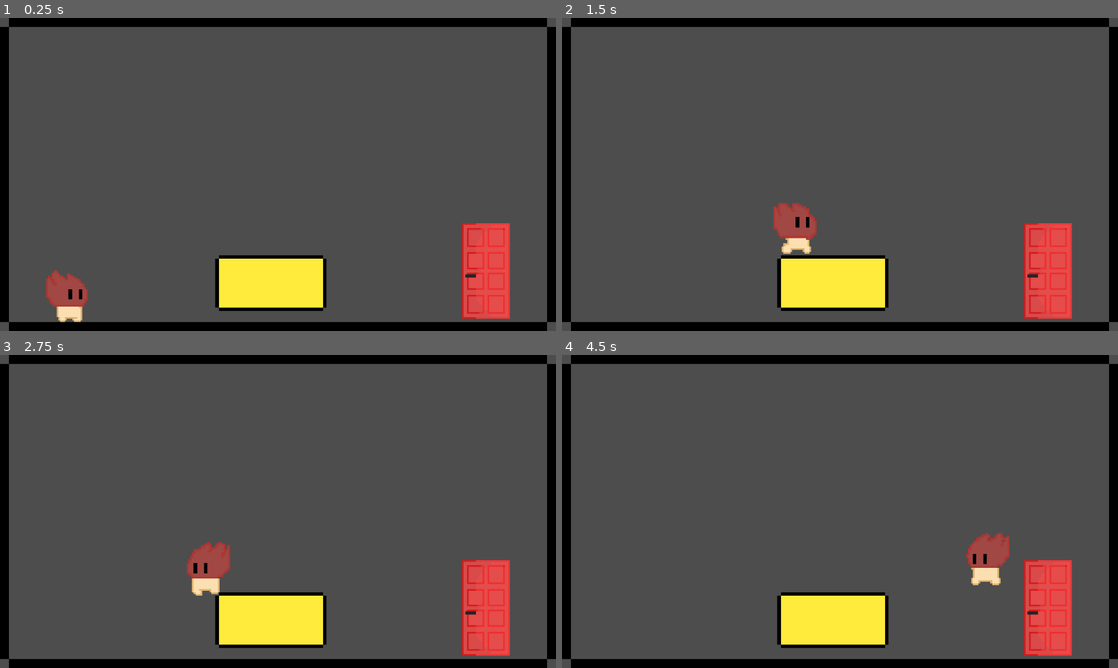
Above: before the commit, frames 1-4 (two rows, left to right).
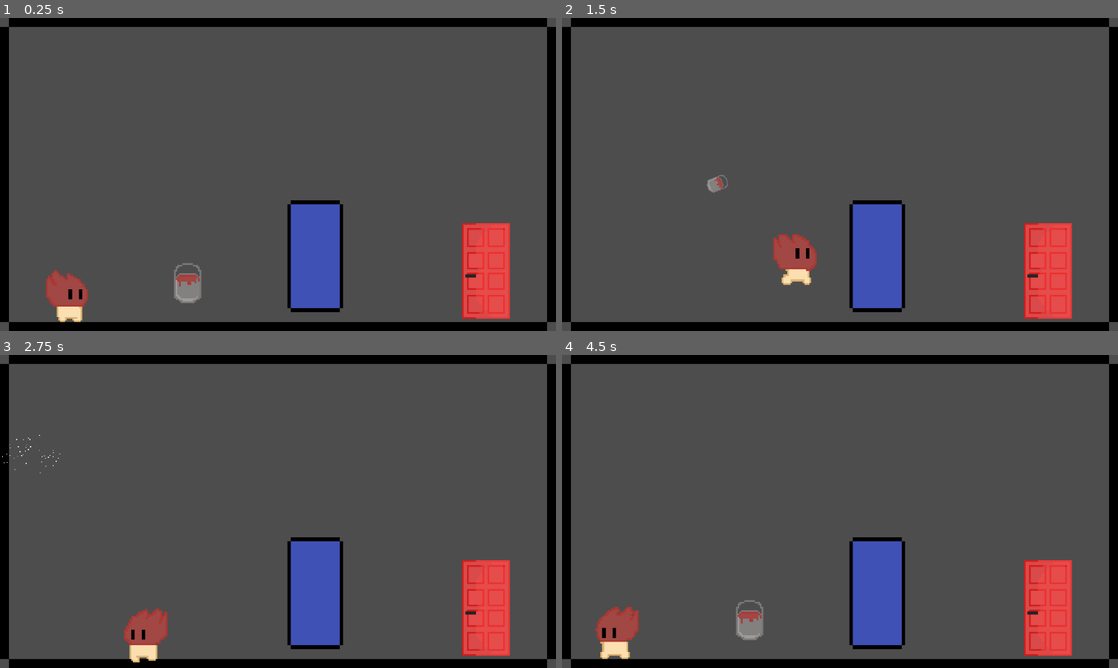
Above: after the commit, the same moments.

Repository: Curtis-McCartney/weekly-jam--2
Game: Godot game, scene res://Scenes/main.tscn
Same seed, same stepped clock (60 frames per second), same inputs: the game is played once before the commit and once after it.
Inputs (mouse positions are in pixels of both pictures, inside the frame that each line leads up to):
- Up to frame 1 (0.25 s): no input
- Up to frame 2 (1.5 s): move the mouse to (962, 158) at 0.52 s; press the mouse at (962, 158) at 0.53 s; hold D (Move_Right) from 0.53 s (still down); tap Space (Jump) at 0.77, 1.07 s; tap 1 (One) at 0.8, 1.35 s; move the mouse to (728, 190) at 1.27 s; release the mouse at (728, 190) at 1.28 s
- Up to frame 3 (2.75 s): tap Space (Jump) at 1.52, 1.82 s; tap 3 (Three) at 1.55, 2.1 s; move the mouse to (333, 442) at 2.02 s; release D (Move_Right) at 2.03 s; hold A (Move_Left) from 2.03 s (still down); tap 2 (Two) at 2.3 s
- Up to frame 4 (4.5 s): move the mouse to (812, 574) at 2.77 s; release A (Move_Left) at 2.78 s; hold D (Move_Right) 2.78-4.28 s; tap 2 (Two) at 2.85 s; tap Space (Jump) at 3.02, 3.05, 3.32, 3.6, 3.77, 4.07 s; move the mouse to (1006, 558) at 3.52 s; press the mouse at (1006, 558) at 3.53 s; tap R (Restart, bound only after the commit) at 4.15 s; move the mouse to (673, 464) at 4.27 s; release the mouse at (673, 464) at 4.28 s; hold A (Move_Left) from 4.28 s (still down); click (673, 464) at 4.35 s

The runs differ from the first frame. In frame 1, 6.3% of the frame differs, in the area x 31-62%, y 58-94%; in frame 2, 7.1%; in frame 3, 7.9%; in frame 4, 8.3%, in the area x 6-81%, y 56-98%.

Commit message:
Added in a bunch of juice

Diff:
--- /dev/null
+++ b/Scenes/Levels/hard_level.tscn
@@ -0,0 +1,34 @@
+[gd_scene load_steps=6 format=3 uid="uid://csclqvma1cxgj"]
+
+[ext_resource type="PackedScene" uid="uid://dqdcu6olaado5" path="res://Scenes/world_border.tscn" id="1_l732w"]
+[ext_resource type="PackedScene" uid="uid://cjvvw4wiqfvkm" path="res://Scenes/player.tscn" id="2_1d4uo"]
+[ext_resource type="PackedScene" uid="uid://e4p7ammoag8a" path="res://Scenes/double_platform.tscn" id="3_w56pq"]
+[ext_resource type="PackedScene" uid="uid://c8t7uut3ow4lp" path="res://Scenes/win_door.tscn" id="4_qtfxw"]
+[ext_resource type="PackedScene" uid="uid://d1bwgdyekn17q" path="res://Scenes/paint_bucket_collection.tscn" id="5_d4jpc"]
+
+[node name="Level_3" type="Node2D"]
+
+[node name="World_Border" parent="." instance=ExtResource("1_l732w")]
+
+[node name="Player" parent="." instance=ExtResource("2_1d4uo")]
+position = Vector2(-249, 133)
+
+[node name="Platform" parent="." instance=ExtResource("3_w56pq")]
+position = Vector2(-77, 128)
+wall_colour = 3
+
+[node name="Platform2" parent="." instance=ExtResource("3_w56pq")]
+position = Vector2(66, 15)
+rotation = 1.5708
+wall_colour = 1
+
+[node name="Platform3" parent="." instance=ExtResource("3_w56pq")]
+position = Vector2(241, 67)
+wall_colour = 1
+
+[node name="Win_Door" parent="." instance=ExtResource("4_qtfxw")]
+position = Vector2(278, -28)
+
+[node name="Paint_Bucket_Collection" parent="." instance=ExtResource("5_d4jpc")]
+position = Vector2(260, 134)
+bucket_colour = 3
--- a/Scenes/Levels/level_1.tscn
+++ b/Scenes/Levels/level_1.tscn
@@ -1,9 +1,10 @@
-[gd_scene load_steps=5 format=3 uid="uid://b78vqnajfjywj"]
+[gd_scene load_steps=6 format=3 uid="uid://b78vqnajfjywj"]
 
 [ext_resource type="PackedScene" uid="uid://dqdcu6olaado5" path="res://Scenes/world_border.tscn" id="1_tlcug"]
 [ext_resource type="PackedScene" uid="uid://cjvvw4wiqfvkm" path="res://Scenes/player.tscn" id="2_3mqfk"]
 [ext_resource type="PackedScene" uid="uid://e4p7ammoag8a" path="res://Scenes/double_platform.tscn" id="3_iixi8"]
 [ext_resource type="PackedScene" uid="uid://c8t7uut3ow4lp" path="res://Scenes/win_door.tscn" id="4_iixi8"]
+[ext_resource type="PackedScene" uid="uid://d1bwgdyekn17q" path="res://Scenes/paint_bucket_collection.tscn" id="5_cyadu"]
 
 [node name="Level_1" type="Node2D"]
 
@@ -13,8 +14,13 @@
 position = Vector2(-241, 132)
 
 [node name="Platform" parent="." instance=ExtResource("3_iixi8")]
-position = Vector2(-8, 125)
-wall_colour = 3
+position = Vector2(43, 94)
+rotation = 1.57079
+wall_colour = 2
 
 [node name="Win_Door" parent="." instance=ExtResource("4_iixi8")]
 position = Vector2(267, 103)
+
+[node name="Paint_Bucket_Collection" parent="." instance=ExtResource("5_cyadu")]
+position = Vector2(-104, 125)
+bucket_colour = 1
--- a/Scenes/Levels/level_2.tscn
+++ b/Scenes/Levels/level_2.tscn
@@ -1,16 +1,26 @@
-[gd_scene load_steps=4 format=3 uid="uid://cwrrhs1h4ml4q"]
+[gd_scene load_steps=6 format=3 uid="uid://cwrrhs1h4ml4q"]
 
 [ext_resource type="PackedScene" uid="uid://dqdcu6olaado5" path="res://Scenes/world_border.tscn" id="1_oylv5"]
 [ext_resource type="PackedScene" uid="uid://cjvvw4wiqfvkm" path="res://Scenes/player.tscn" id="2_w2ac1"]
 [ext_resource type="PackedScene" uid="uid://e4p7ammoag8a" path="res://Scenes/double_platform.tscn" id="3_ovj6s"]
+[ext_resource type="PackedScene" uid="uid://d1bwgdyekn17q" path="res://Scenes/paint_bucket_collection.tscn" id="4_w2ac1"]
+[ext_resource type="PackedScene" uid="uid://c8t7uut3ow4lp" path="res://Scenes/win_door.tscn" id="5_ovj6s"]
 
 [node name="Level_2" type="Node2D"]
 
 [node name="World_Border" parent="." instance=ExtResource("1_oylv5")]
 
 [node name="Player" parent="." instance=ExtResource("2_w2ac1")]
-position = Vector2(-137, -111)
+position = Vector2(-237, 129)
 
 [node name="Platform" parent="." instance=ExtResource("3_ovj6s")]
-position = Vector2(-138, -23)
-wall_colour = 1
+position = Vector2(43, 94)
+rotation = -1.57079
+wall_colour = 2
+
+[node name="Paint_Bucket_Collection" parent="." instance=ExtResource("4_w2ac1")]
+position = Vector2(-104, 125)
+bucket_colour = 2
+
+[node name="Win_Door" parent="." instance=ExtResource("5_ovj6s")]
+position = Vector2(267, 103)
--- a/Scenes/Levels/level_3.tscn
+++ b/Scenes/Levels/level_3.tscn
@@ -1,20 +1,33 @@
-[gd_scene load_steps=4 format=3 uid="uid://cujnrutkjb844"]
+[gd_scene load_steps=6 format=3 uid="uid://cujnrutkjb844"]
 
 [ext_resource type="PackedScene" uid="uid://dqdcu6olaado5" path="res://Scenes/world_border.tscn" id="1_nfly3"]
 [ext_resource type="PackedScene" uid="uid://cjvvw4wiqfvkm" path="res://Scenes/player.tscn" id="2_t8c31"]
 [ext_resource type="PackedScene" uid="uid://e4p7ammoag8a" path="res://Scenes/double_platform.tscn" id="3_rc141"]
+[ext_resource type="PackedScene" uid="uid://c8t7uut3ow4lp" path="res://Scenes/win_door.tscn" id="4_t8c31"]
+[ext_resource type="PackedScene" uid="uid://d1bwgdyekn17q" path="res://Scenes/paint_bucket_collection.tscn" id="5_rc141"]
 
 [node name="Level_3" type="Node2D"]
 
 [node name="World_Border" parent="." instance=ExtResource("1_nfly3")]
 
 [node name="Player" parent="." instance=ExtResource("2_t8c31")]
-position = Vector2(238, 119)
+position = Vector2(-249, 133)
 
 [node name="Platform" parent="." instance=ExtResource("3_rc141")]
-position = Vector2(128, 129)
-wall_colour = 2
+position = Vector2(-108, 129)
+wall_colour = 3
 
 [node name="Platform2" parent="." instance=ExtResource("3_rc141")]
-position = Vector2(235, 52)
+position = Vector2(60, 80)
 wall_colour = 1
+
+[node name="Platform3" parent="." instance=ExtResource("3_rc141")]
+position = Vector2(240, 34)
+wall_colour = 1
+
+[node name="Win_Door" parent="." instance=ExtResource("4_t8c31")]
+position = Vector2(277, -61)
+
+[node name="Paint_Bucket_Collection" parent="." instance=ExtResource("5_rc141")]
+position = Vector2(-109, 67)
+bucket_colour = 3
--- /dev/null
+++ b/Scenes/Levels/level_4.tscn
@@ -0,0 +1,33 @@
+[gd_scene load_steps=6 format=3 uid="uid://dd8sxwp0gu07"]
+
+[ext_resource type="PackedScene" uid="uid://dqdcu6olaado5" path="res://Scenes/world_border.tscn" id="1_jqrsn"]
+[ext_resource type="PackedScene" uid="uid://cjvvw4wiqfvkm" path="res://Scenes/player.tscn" id="2_t74h0"]
+[ext_resource type="PackedScene" uid="uid://e4p7ammoag8a" path="res://Scenes/double_platform.tscn" id="3_i4hbv"]
+[ext_resource type="PackedScene" uid="uid://c8t7uut3ow4lp" path="res://Scenes/win_door.tscn" id="4_h0uxt"]
+[ext_resource type="PackedScene" uid="uid://d1bwgdyekn17q" path="res://Scenes/paint_bucket_collection.tscn" id="5_keyqw"]
+
+[node name="Level_3" type="Node2D"]
+
+[node name="World_Border" parent="." instance=ExtResource("1_jqrsn")]
+
+[node name="Player" parent="." instance=ExtResource("2_t74h0")]
+position = Vector2(-249, 133)
+
+[node name="Platform" parent="." instance=ExtResource("3_i4hbv")]
+position = Vector2(-108, 129)
+wall_colour = 3
+
+[node name="Platform2" parent="." instance=ExtResource("3_i4hbv")]
+position = Vector2(60, 80)
+wall_colour = 1
+
+[node name="Platform3" parent="." instance=ExtResource("3_i4hbv")]
+position = Vector2(240, 34)
+wall_colour = 1
+
+[node name="Win_Door" parent="." instance=ExtResource("4_h0uxt")]
+position = Vector2(277, -61)
+
+[node name="Paint_Bucket_Collection" parent="." instance=ExtResource("5_keyqw")]
+position = Vector2(-109, 67)
+bucket_colour = 3
--- a/Scenes/main.tscn
+++ b/Scenes/main.tscn
@@ -1,6 +1,10 @@
-[gd_scene load_steps=2 format=3 uid="uid://b40bnaymrg0ey"]
+[gd_scene load_steps=6 format=3 uid="uid://b40bnaymrg0ey"]
 
 [ext_resource type="Script" uid="uid://d2cndjyy1yaox" path="res://Scripts/main.gd" id="1_8gbba"]
+[ext_resource type="AudioStream" uid="uid://c172bj77gxw1g" path="res://Sounds/jump (2).wav" id="2_8gbba"]
+[ext_resource type="AudioStream" uid="uid://2iiglpxqe5jr" path="res://Sounds/pickup.wav" id="3_jjvhh"]
+[ext_resource type="AudioStream" uid="uid://crcrgvhj8dlxs" path="res://Sounds/explosion.wav" id="4_jjvhh"]
+[ext_resource type="AudioStream" uid="uid://bn6t5f6l8ha0w" path="res://Sounds/DDRKirby(ISQ) - ~Monthlies 2025.06~ - 04 A Curious Tail.mp3" id="5_kry3j"]
 
 [node name="Main" type="Node2D"]
 script = ExtResource("1_8gbba")
@@ -11,3 +15,27 @@
 
 [node name="Level_Holder" type="Node2D" parent="."]
 unique_name_in_owner = true
+
+[node name="Audio_Players" type="Node2D" parent="."]
+
+[node name="Music" type="AudioStreamPlayer" parent="Audio_Players"]
+stream = ExtResource("5_kry3j")
+volume_db = -9.369
+autoplay = true
+
+[node name="Player_Jump" type="AudioStreamPlayer" parent="Audio_Players"]
+unique_name_in_owner = true
+stream = ExtResource("2_8gbba")
+volume_db = -7.495
+
+[node name="Bucket_Pickup" type="AudioStreamPlayer" parent="Audio_Players"]
+unique_name_in_owner = true
+stream = ExtResource("3_jjvhh")
+
+[node name="Bucket_Explosion" type="AudioStreamPlayer" parent="Audio_Players"]
+unique_name_in_owner = true
+stream = ExtResource("4_jjvhh")
+volume_db = -8.432
+
+[node name="Win_Door" type="AudioStreamPlayer" parent="Audio_Players"]
+unique_name_in_owner = true
--- /dev/null
+++ b/Scenes/paint_particles.tscn
@@ -0,0 +1,21 @@
+[gd_scene load_steps=2 format=3 uid="uid://cr84txckpar7l"]
+
+[ext_resource type="Script" uid="uid://bk5d8m3ip3w4o" path="res://Scripts/paint_particles.gd" id="1_x7pn1"]
+
+[node name="Paint_Particles" type="CPUParticles2D"]
+emitting = false
+amount = 50
+lifetime = 3.0
+one_shot = true
+explosiveness = 1.0
+randomness = 1.0
+emission_shape = 1
+emission_sphere_radius = 25.87
+direction = Vector2(0, -1)
+spread = 14.09
+gravity = Vector2(0, 600)
+initial_velocity_min = 252.53
+initial_velocity_max = 252.53
+script = ExtResource("1_x7pn1")
+
+[connection signal="finished" from="." to="." method="_on_finished"]
--- a/Scenes/paint_pot.tscn
+++ b/Scenes/paint_pot.tscn
@@ -45,6 +45,7 @@
 }]
 
 [sub_resource type="RectangleShape2D" id="RectangleShape2D_vhnaa"]
+size = Vector2(14, 20)
 
 [node name="Paint_Pot" type="RigidBody2D" groups=["Coloured_Wall"]]
 collision_layer = 0
@@ -60,7 +61,6 @@
 animation = &"Red"
 
 [node name="CollisionShape2D" type="CollisionShape2D" parent="."]
-visible = false
 shape = SubResource("RectangleShape2D_vhnaa")
 
 [connection signal="body_entered" from="." to="." method="_on_body_entered"]
--- a/Scenes/player.tscn
+++ b/Scenes/player.tscn
@@ -253,6 +253,7 @@
 size = Vector2(50, 60)
 
 [node name="Player" type="CharacterBody2D" groups=["Player"]]
+z_index = 1
 script = ExtResource("1_cvnsp")
 
 [node name="Paint_Pot_Spawner" type="Node2D" parent="." node_paths=PackedStringArray("player")]
--- a/Scenes/win_door.tscn
+++ b/Scenes/win_door.tscn
@@ -127,4 +127,5 @@
 shape = SubResource("RectangleShape2D_mtf2k")
 
 [connection signal="body_entered" from="." to="." method="_on_body_entered"]
+[connection signal="body_exited" from="." to="." method="_on_body_exited"]
 [connection signal="animation_finished" from="Animated_Door_Sprite" to="." method="_on_animated_door_sprite_animation_finished"]
--- a/Scripts/main.gd
+++ b/Scripts/main.gd
@@ -7,6 +7,14 @@
 @onready var level_1_scene: PackedScene = preload("res://Scenes/Levels/level_1.tscn")
 @onready var level_2_scene: PackedScene = preload("res://Scenes/Levels/level_2.tscn")
 @onready var level_3_scene: PackedScene = preload("res://Scenes/Levels/level_3.tscn")
+@onready var level_4_scene: PackedScene = preload("res://Scenes/Levels/hard_level.tscn")
+var tween: Tween
+
+# Audio Players
+@onready var player_jump_sound_effect: AudioStreamPlayer = %Player_Jump
+@onready var bucket_pickup_sound_effect: AudioStreamPlayer = %Bucket_Pickup
+@onready var bucket_explosion_sound_effect: AudioStreamPlayer = %Bucket_Explosion
+@onready var win_door_sound_effect: AudioStreamPlayer = %Win_Door
 
 func _ready() -> void:
 	# Call Main Menu
@@ -14,6 +22,18 @@
 	load_level(current_level)
 
 func player_at_win_door():
+	var player = find_player()
+
+	if player:
+		player.at_win_door()
+		reset_tween()
+		tween.tween_property(player, "modulate:a", 0, 1)
+
+func _process(delta: float) -> void:
+	if Input.is_action_just_pressed("Restart"):
+		call_deferred("load_level", current_level)
+
+func win_door_closed():
 	current_level += 1
 	call_deferred("load_level", current_level)
 
@@ -31,6 +51,8 @@
 			level_to_instantiate = level_2_scene.instantiate()
 		3:
 			level_to_instantiate = level_3_scene.instantiate()
+		4:
+			level_to_instantiate = level_4_scene.instantiate()
 		_:
 			printerr("Trying to load a level that does not exist!")
 			return
@@ -40,3 +62,34 @@
 func de_load_all_levels() -> void:
 	for level in level_holder.get_children():
 		level.queue_free()
+
+func reset_tween() -> void:
+	if tween:
+		tween.kill()
+	tween = create_tween()
+
+func find_player() -> Node:
+	if level_holder.get_child_count() == 0:
+		print("No level loaded, so no Player loaded!")
+		return
+
+	var level_instance = level_holder.get_child(0)
+	var player = level_instance.find_child("Player", true, false)
+
+	if player:
+		return player
+	else:
+		print("Player not found!")
+		return null
+
+func play_pickup_bucket_sound_effect():
+	bucket_pickup_sound_effect.play()
+
+func play_jump_sound_effect():
+	player_jump_sound_effect.play()
+
+func play_bucket_explosion_sound_effect():
+	bucket_explosion_sound_effect.play()
+
+func play_win_door_sound_effect():
+	win_door_sound_effect.play()
--- a/Scripts/paint_bucket_collection.gd
+++ b/Scripts/paint_bucket_collection.gd
@@ -17,4 +17,5 @@
 	if body.is_in_group("Player"):
 		print("Player is grabbing paint bucket")
 		body.currently_held_paint_can = bucket_colour
+		get_tree().current_scene.play_pickup_bucket_sound_effect()
 		queue_free()
--- /dev/null
+++ b/Scripts/paint_particles.gd
@@ -0,0 +1,5 @@
+extends CPUParticles2D
+
+
+func _on_finished() -> void:
+	queue_free()
--- a/Scripts/paint_pot.gd
+++ b/Scripts/paint_pot.gd
@@ -2,6 +2,7 @@
 
 @export var paint_colour: Enums.Paint_Colour
 @onready var paint_pot_sprite: AnimatedSprite2D = %Paint_Pot_Sprite
+@onready var paint_particles: PackedScene = preload("res://Scenes/paint_particles.tscn")
 @export var speed: float = 450
 
 const LAYER_BLACK := 1 << 0
@@ -28,7 +29,7 @@
 	# Temporarily avoid colliding with the player who threw this
 	collision_mask &= ~LAYER_PLAYER
 	await get_tree().create_timer(0.5).timeout
-	if get_tree().current_scene.find_child("Player").current_player_colour == paint_colour:
+	if get_tree().current_scene.find_player().current_player_colour == paint_colour:
 		return
 	collision_mask |= LAYER_PLAYER
 
@@ -42,6 +43,7 @@
 
 func _on_body_entered(body: Node) -> void:
 	# This is called whenever a paint pot hits anything
+	create_paint_particles()
 	if body.is_in_group("Coloured_Wall"):
 		hit_wall(body)
 	elif body.is_in_group("Player"):
@@ -51,3 +53,11 @@
 func kill_paint_bucket():
 	# Do Animation Stuff here later
 	queue_free()
+
+func create_paint_particles():
+	print("Creating particles")
+	var particles_to_instantiate = paint_particles.instantiate()
+	particles_to_instantiate.global_position = global_position
+	get_tree().current_scene.find_child("Level_Holder").get_child(0).add_child(particles_to_instantiate)
+	get_tree().current_scene.play_bucket_explosion_sound_effect()
+	particles_to_instantiate.set_emitting(true)
--- a/Scripts/paint_pot_spawner.gd
+++ b/Scripts/paint_pot_spawner.gd
@@ -37,7 +37,7 @@
 
 
 func shoot_pot():
-	get_tree().current_scene.add_child(pot_to_instantiate)
+	get_tree().current_scene.find_child("Level_Holder").get_child(0).add_child(pot_to_instantiate)
 	pot_made = false
 	player.currently_held_paint_can = Enums.Paint_Colour.NONE
 
--- a/Scripts/player.gd
+++ b/Scripts/player.gd
@@ -5,6 +5,7 @@
 @onready var animated_sprite: AnimatedSprite2D = %Player_Animated_Sprite
 @export var current_player_colour: Enums.Paint_Colour
 @export var currently_held_paint_can: Enums.Paint_Colour
+var player_allowed_to_input: bool
 
 const LAYER_PLAYER := 1 << 4
 const LAYER_BLACK := 1 << 0
@@ -15,18 +16,7 @@
 func _ready() -> void:
 	currently_held_paint_can = Enums.Paint_Colour.NONE
 	change_player_colour(Enums.Paint_Colour.RED)
-
-func _process(_delta: float) -> void:
-	pass
-	#if Input.is_action_just_pressed("One"):
-		#currently_held_paint_can = Enums.Paint_Colour.RED
-
-	#if Input.is_action_just_pressed("Two"):
-		#currently_held_paint_can = Enums.Paint_Colour.BLUE
-
-	#if Input.is_action_just_pressed("Three"):
-		#currently_held_paint_can = Enums.Paint_Colour.YELLOW
-
+	player_allowed_to_input = true
 
 func _physics_process(delta: float) -> void:
 	# Add the gravity.
@@ -34,12 +24,13 @@
 		velocity += get_gravity() * delta
 
 	# Handle jump.
-	if Input.is_action_just_pressed("Jump") and is_on_floor():
+	if Input.is_action_just_pressed("Jump") and is_on_floor() && player_allowed_to_input:
 		velocity.y = jump_velocity
+		get_tree().current_scene.play_jump_sound_effect()
 
 	# Get the input direction and handle the movement/deceleration.
 	var direction := Input.get_axis("Move_Left", "Move_Right")
-	if direction:
+	if direction && player_allowed_to_input:
 		velocity.x = direction * speed
 		animated_sprite.flip_h = direction < 0
 		match current_player_colour:
@@ -78,3 +69,6 @@
 			collision_layer = LAYER_PLAYER
 			collision_mask = LAYER_BLACK | LAYER_RED_WALL | LAYER_BLUE_WALL
 	current_player_colour = new_player_colour
+
+func at_win_door():
+	player_allowed_to_input = false
--- a/Scripts/win_door.gd
+++ b/Scripts/win_door.gd
@@ -2,16 +2,32 @@
 
 @onready var animated_sprite: AnimatedSprite2D = %Animated_Door_Sprite
 var main_scene: Node
+var player_currently_in_hitbox: bool
+var player: Node
 
 func _ready() -> void:
 	main_scene = get_tree().current_scene
 	animated_sprite.play("Idle")
 
+func _process(_delta: float) -> void:
+	if player_currently_in_hitbox:
+		if player.is_on_floor():
+			player_currently_in_hitbox = false
+			print("Player is at door to leave!")
+			main_scene.player_at_win_door()
+			animated_sprite.play("Opening")
+
 func _on_body_entered(body: Node2D) -> void:
 	if body.is_in_group("Player"):
-		print("Player is at door to leave!")
-		animated_sprite.play("Opening_Closing")
+		player_currently_in_hitbox = true
+		player = body
+
+func _on_body_exited(body: Node2D) -> void:
+	if body.is_in_group("Player"):
+		player_currently_in_hitbox = false
 
 func _on_animated_door_sprite_animation_finished() -> void:
+	if animated_sprite.animation == "Opening":
+		animated_sprite.play("Closing")
 	if animated_sprite.animation == "Closing":
-		main_scene.player_at_win_door()
+		main_scene.win_door_closed()
--- a/project.godot
+++ b/project.godot
@@ -68,6 +68,11 @@
 "events": [Object(InputEventKey,"resource_local_to_scene":false,"resource_name":"","device":-1,"window_id":0,"alt_press …(191 unchanged characters)…
 ]
 }
+Restart={
+"deadzone": 0.2,
+"events": [Object(InputEventKey,"resource_local_to_scene":false,"resource_name":"","device":-1,"window_id":0,"alt_pressed":false,"shift_pressed":false,"ctrl_pressed":false,"meta_pressed":false,"pressed":false,"keycode":0,"physical_keycode":82,"key_label":0,"unicode":114,"location":0,"echo":false,"script":null)
+]
+}
 
 [layer_names]
 
Not shown, added: Scripts/paint_particles.gd.uid
Not shown, added: Sounds/DDRKirby(ISQ) - ~Monthlies 2025.06~ - 04 A Curious Tail.mp3.import
Not shown, added: Sounds/explosion.wav.import
Not shown, added: Sounds/jump (2).wav.import
Not shown, added: Sounds/pickup.wav.import
Not shown, added: Sounds/win.wav.import
Not shown, added: Scenes/main.tscn2261154055.tmp
Not shown, added: Sounds/DDRKirby(ISQ) - ~Monthlies 2025.06~ - 04 A Curious Tail.mp3
Not shown, added: Sounds/explosion.wav
Not shown, added: Sounds/jump (2).wav
Not shown, added: Sounds/pickup.wav
Not shown, added: Sounds/win.wav
